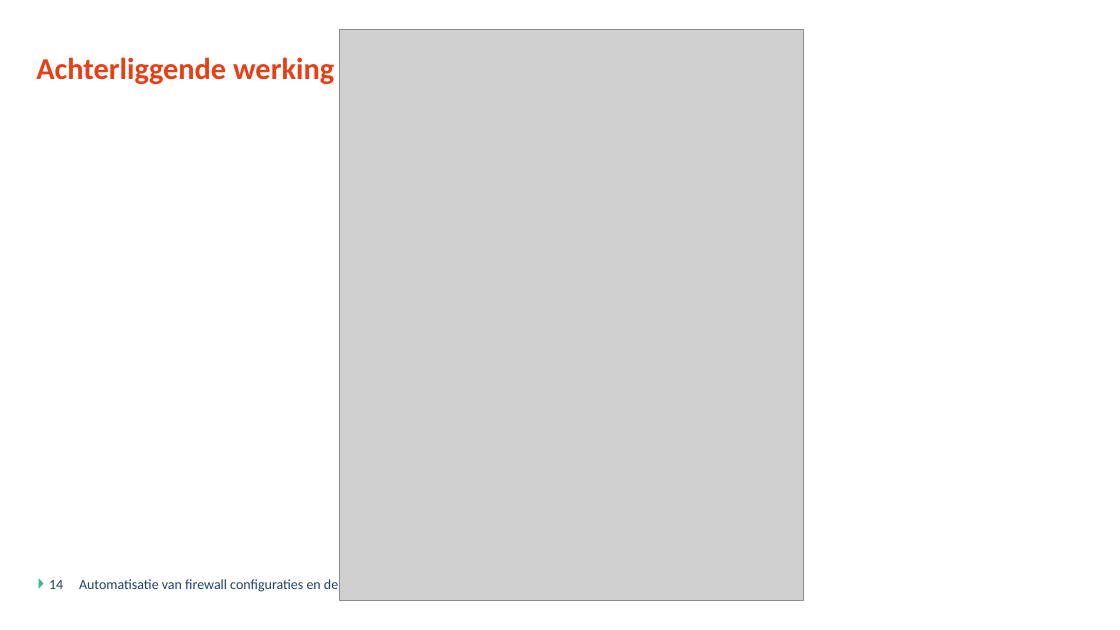
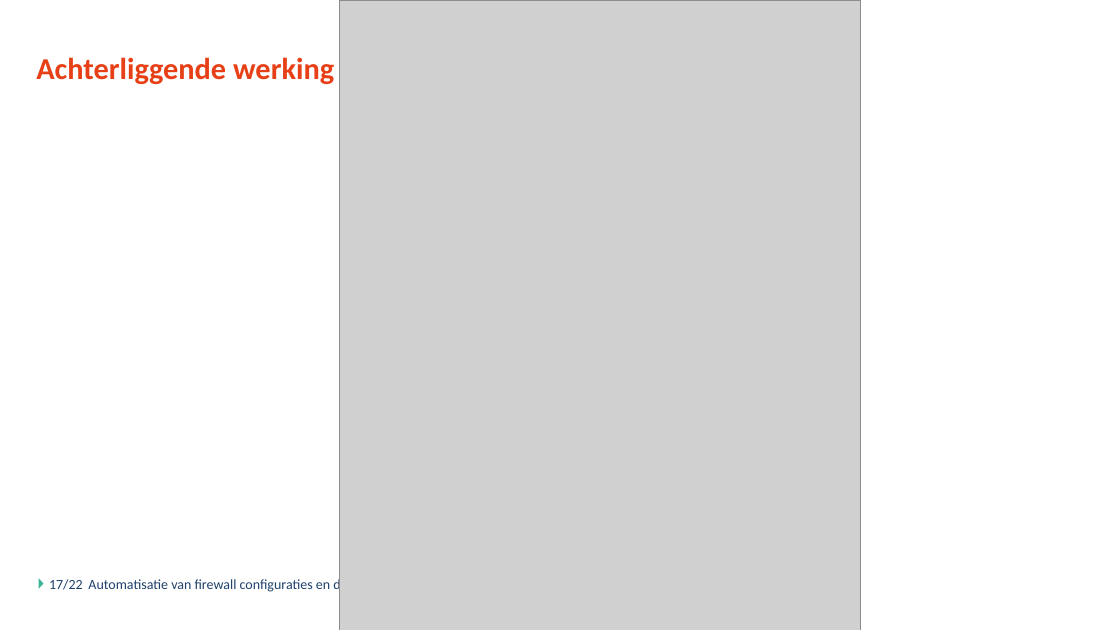
Before and after one commit to GerritVanMol/FirewallDeploymentPlatform, a slide deck: slide 17 of Documents/BachelorProef_VanMol_Gerrit_Verdediging.pptx (slide 14 before the commit). Drawn at 1120x630 pixels with LibreOffice and Linux fonts; fonts in the diff are those of the drawing; grey boxes stand for pictures; background and template pictures are left out. Boxes give left, top, right and bottom in pixels: in the first picture for what was removed or moved away, otherwise in the second. Text is boxed around its words. In the diff, an @@ line names an element or a change of style, - is before the commit and + after.

```diff
--- a/Documents/BachelorProef_VanMol_Gerrit_Verdediging.pptx
+++ b/Documents/BachelorProef_VanMol_Gerrit_Verdediging.pptx
@@ picture: place and size @@
-picture at bbox=[340, 30, 803, 601]
+picture at bbox=[339, 0, 861, 630]
@@ page number at bbox=[49, 579, 83, 590]: text changed @@
-14
+17/22
@@ text "Automatisatie van firewall configuraties en ...": place and size @@
-text "Automatisatie van firewall configuraties en ..." at bbox=[79, 579, 338, 592]
+text "Automatisatie van firewall configuraties en ..." at bbox=[88, 577, 347, 593]
```
Also in this commit, not shown: 11 other slides changed, 3 slides added, 4 other files.
